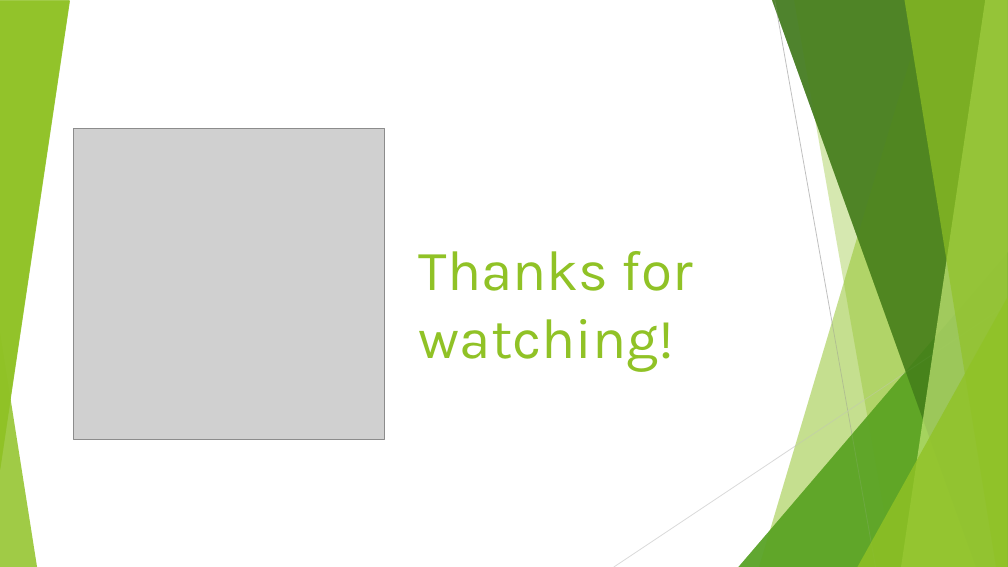
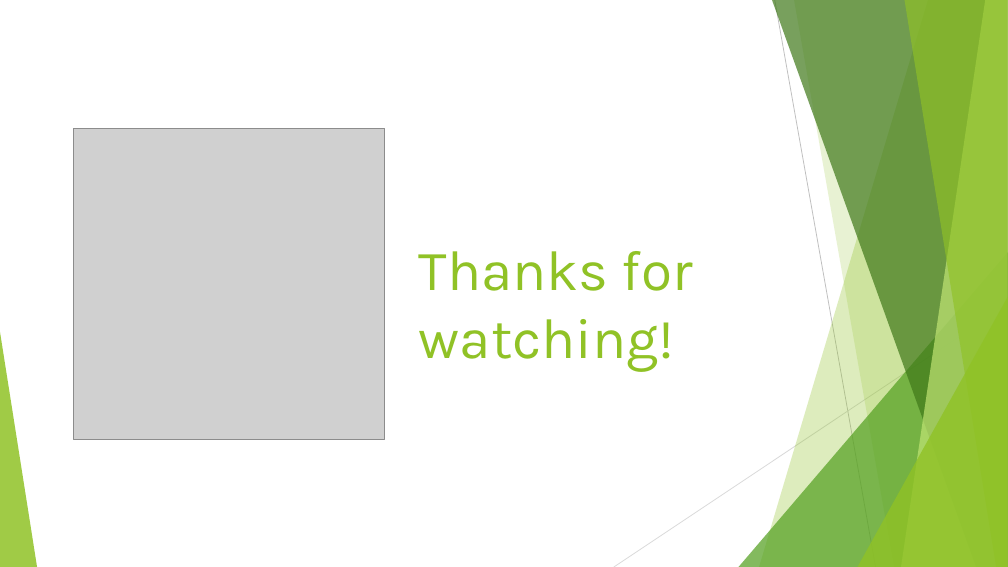
Before and after one commit to ddaniel2024/Project-3, a slide deck: slide 23 of powerpoint.pptx. Drawn at 1008x567 pixels with LibreOffice and Linux fonts; fonts in the diff are those of the drawing; grey boxes stand for pictures. Boxes give left, top, right and bottom in pixels: in the first picture for what was removed or moved away, otherwise in the second. Text is boxed around its words. In the diff, an @@ line names an element or a change of style, - is before the commit and + after.

```diff
--- a/powerpoint.pptx
+++ b/powerpoint.pptx
@@ group removed at (x1=0, y1=0, x2=1008, y2=567): 5 freeform shapes, 3 triangles, 2 lines @@
@@ triangle removed at (x1=0, y1=1, x2=70, y2=470) @@
@@ line added from (775, 0) to (876, 567), #BFBFBF 0.75 pt @@
@@ line added from (1008, 305) to (614, 567), #D9D9D9 0.75 pt @@
```
Also in this commit, not shown: 7 other slides changed, 2 other files.
